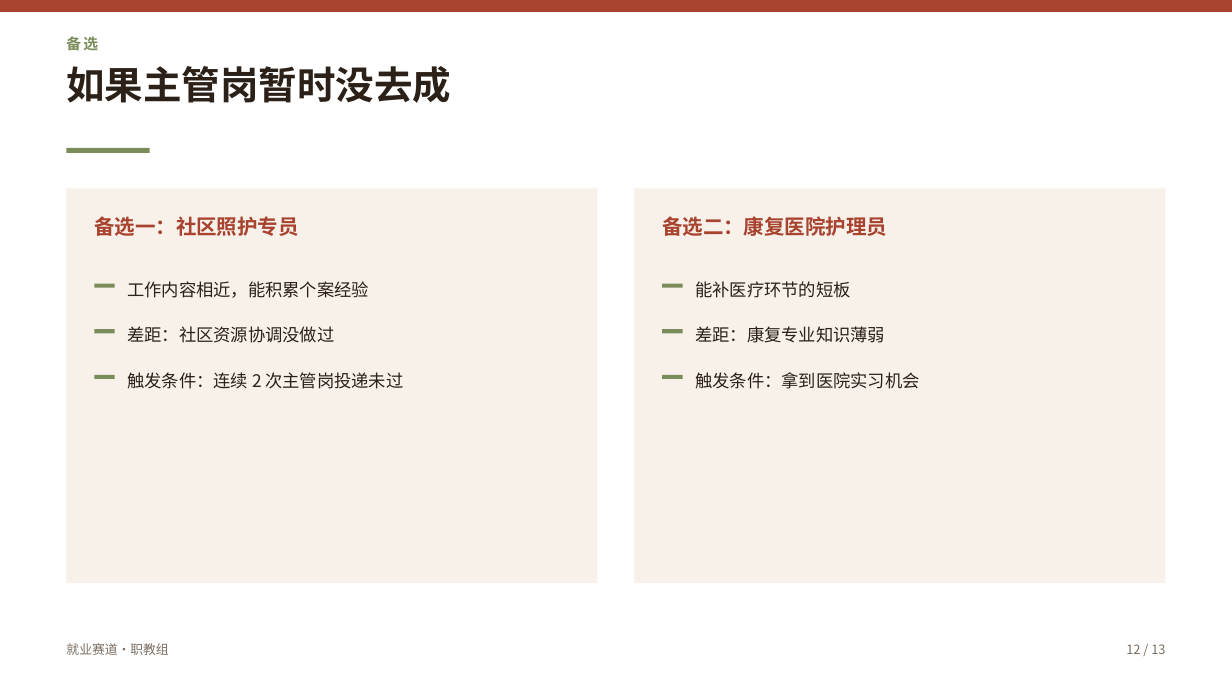
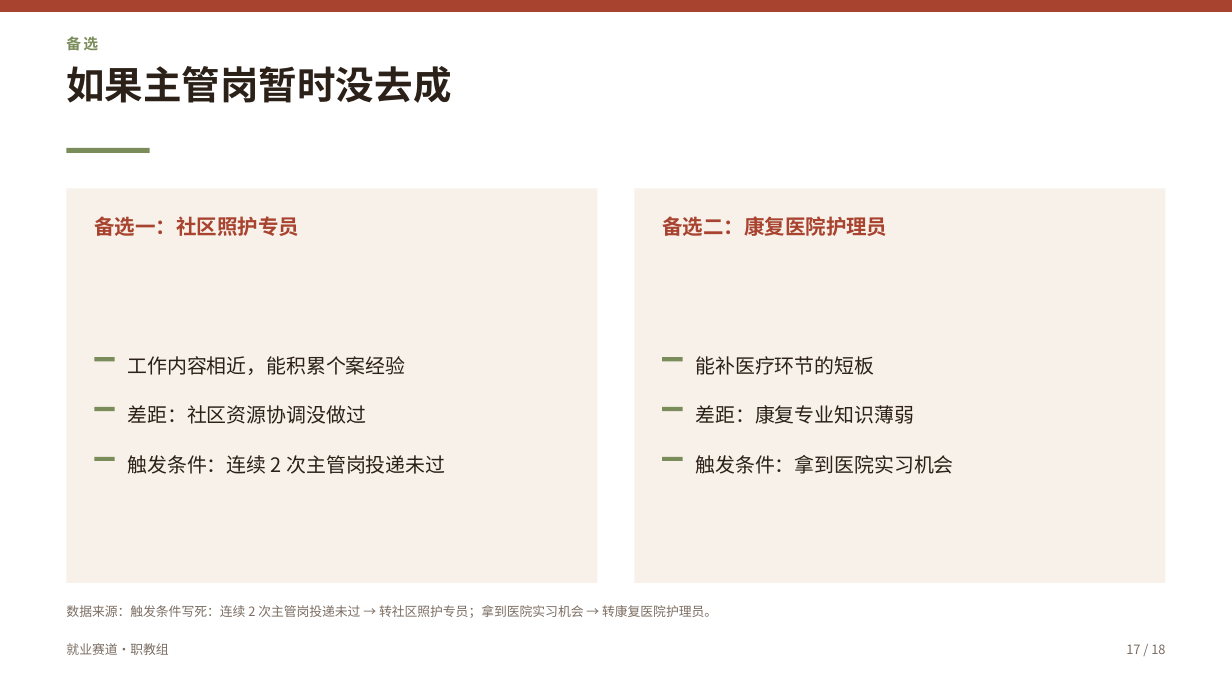
Before and after one commit to John-20260101/zgs-ppt, a slide deck: slide 17 of examples/case-wang/王某某-求职综合展示.pptx (slide 12 before the commit). Drawn at 1232x693 pixels with LibreOffice and Linux fonts; fonts in the diff are those of the drawing. Boxes give left, top, right and bottom in pixels: in the first picture for what was removed or moved away, otherwise in the second. Text is boxed around its words. In the diff, an @@ line names an element or a change of style, - is before the commit and + after.

```diff
--- a/examples/case-wang/王某某-求职综合展示.pptx
+++ b/examples/case-wang/王某某-求职综合展示.pptx
@@ rectangle moved from (x1=94, y1=375, x2=115, y2=379) to (x1=94, y1=358, x2=115, y2=361) @@
@@ text "工作内容相近，能积累个案经验" moved from (x1=127, y1=281, x2=369, y2=298) to (x1=127, y1=356, x2=405, y2=375) @@
@@ rectangle moved from (x1=663, y1=375, x2=683, y2=379) to (x1=663, y1=358, x2=683, y2=361) @@
@@ text "能补医疗环节的短板" moved from (x1=695, y1=281, x2=850, y2=298) to (x1=695, y1=356, x2=874, y2=375) @@
@@ rectangle moved from (x1=94, y1=329, x2=115, y2=333) to (x1=94, y1=408, x2=115, y2=411) @@
@@ text "差距：社区资源协调没做过" moved from (x1=127, y1=326, x2=334, y2=343) to (x1=127, y1=405, x2=365, y2=424) @@
@@ rectangle moved from (x1=663, y1=329, x2=683, y2=333) to (x1=663, y1=408, x2=683, y2=411) @@
@@ text "差距：康复专业知识薄弱" moved from (x1=695, y1=326, x2=885, y2=343) to (x1=695, y1=405, x2=914, y2=424) @@
@@ text "触发条件：连续 2 次主管岗投递未过" moved from (x1=127, y1=372, x2=403, y2=389) to (x1=127, y1=455, x2=445, y2=474) @@
@@ size 13.5 to 15.5 pt; more space between paragraphs in 6 elements at (x1=127, y1=356, x2=405, y2=375), (x1=695, y1=356, x2=874, y2=375), (x1=127, y1=405, x2=365, y2=424), (x1=695, y1=405, x2=914, y2=424), (x1=127, y1=455, x2=445, y2=474), (x1=695, y1=455, x2=953, y2=474) @@
@@ text "触发条件：拿到医院实习机会" moved from (x1=695, y1=372, x2=919, y2=389) to (x1=695, y1=455, x2=953, y2=474) @@
@@ rectangle moved from (x1=94, y1=284, x2=115, y2=287) to (x1=94, y1=457, x2=115, y2=460) @@
@@ rectangle moved from (x1=663, y1=284, x2=683, y2=287) to (x1=663, y1=457, x2=683, y2=460) @@
@@ text added at (x1=66, y1=605, x2=717, y2=618), 10 pt, text #7C6E63 @@
+数据来源：触发条件写死：连续 2 次主管岗投递未过 → 转社区照护专员；拿到医院实习机会 → 转康复医院护理员。
@@ text at (x1=1126, y1=644, x2=1165, y2=654): text changed @@
-12 / 13
+17 / 18
```
Also in this commit, not shown: 12 other slides changed, 5 slides added, 31 other files.
